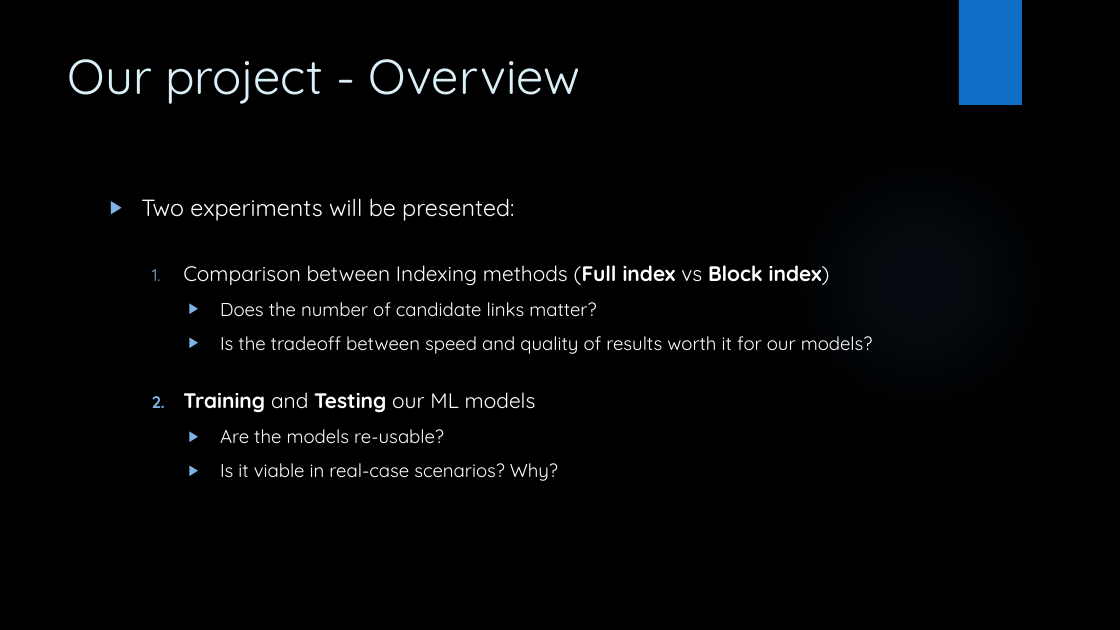
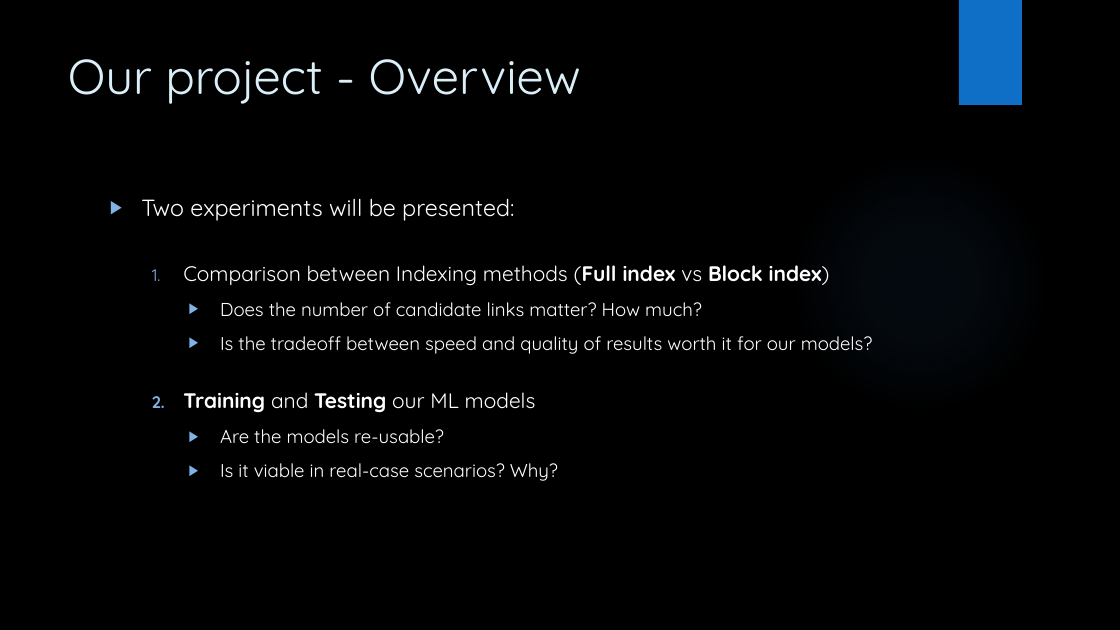
Before and after one commit to frenkowski/ML_aided_RecordLinkage, a slide deck: slide 10 of DA_project_slides.pptx. Drawn at 1120x630 pixels with LibreOffice and Linux fonts; fonts in the diff are those of the drawing; background and template pictures are left out. Boxes give left, top, right and bottom in pixels: in the first picture for what was removed or moved away, otherwise in the second. Text is boxed around its words. In the diff, an @@ line names an element or a change of style, - is before the commit and + after.

```diff
--- a/DA_project_slides.pptx
+++ b/DA_project_slides.pptx
@@ text at [220,302,702,317]: text changed @@
-    ▶ Does the number of candidate links matter?
+    ▶ Does the number of candidate links matter? How much?
```
Also in this commit, not shown: 15 other slides changed.
